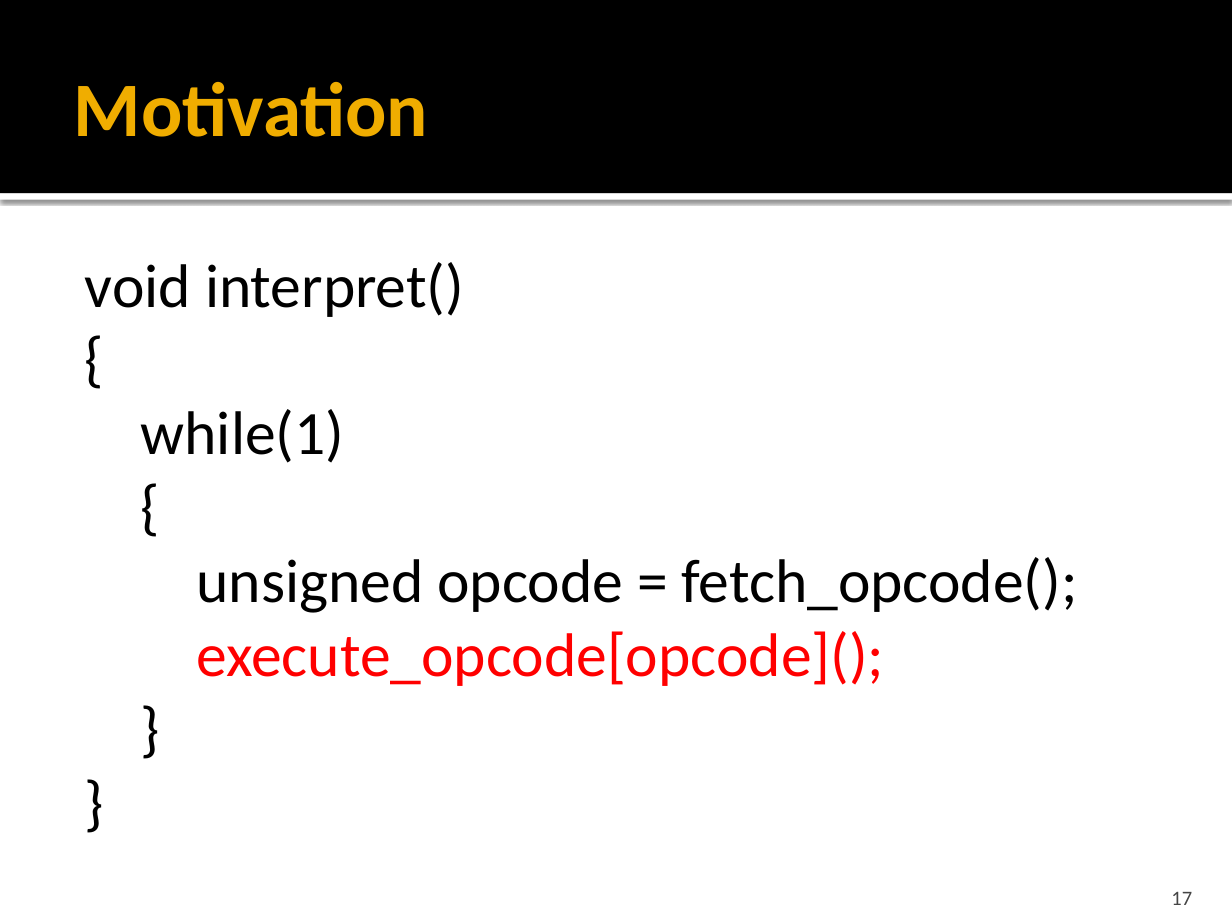
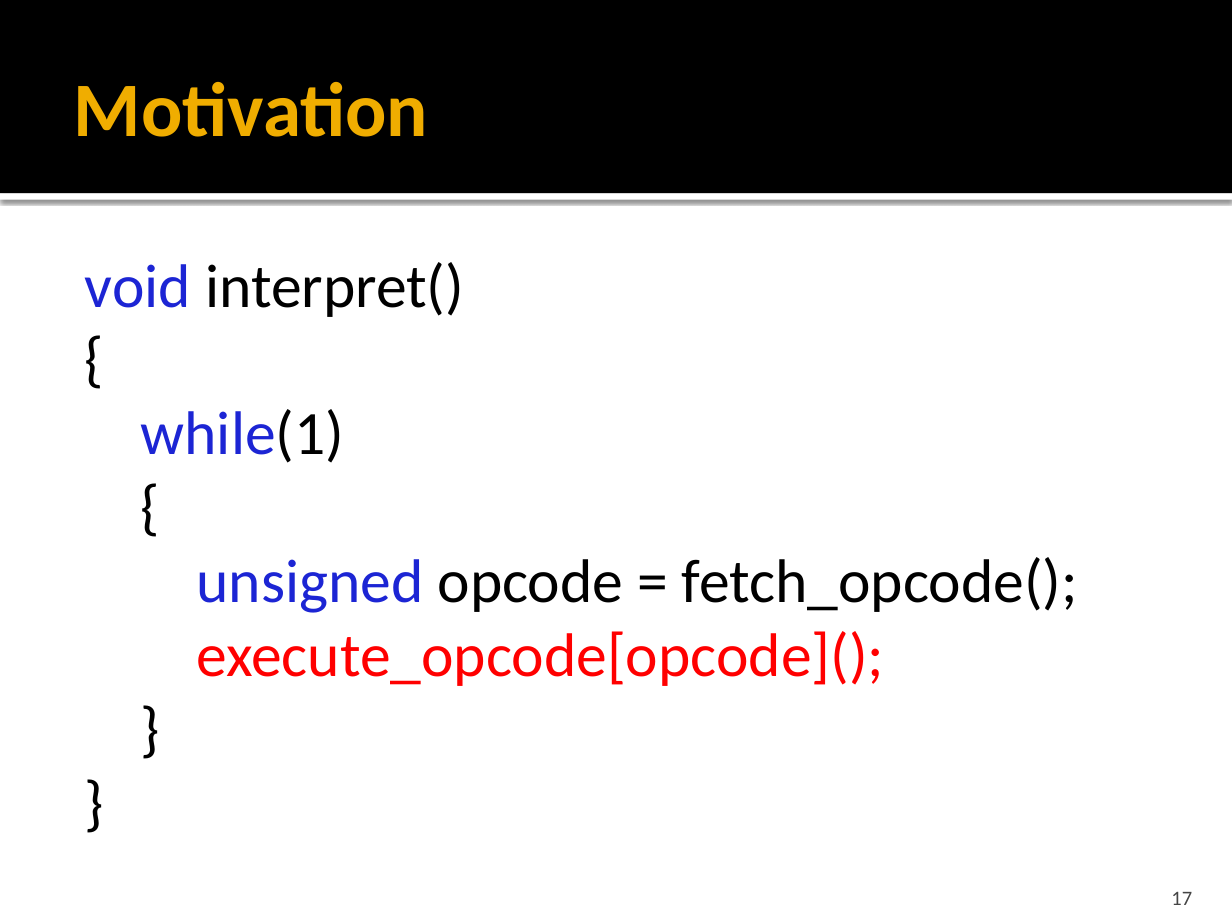
Before and after one commit to faouellet/CHIP-16, a slide deck: slide 17 of docs/IFT 749/Présentation.pptx. Drawn at 1232x924 pixels with LibreOffice and Linux fonts; fonts in the diff are those of the drawing. Boxes give left, top, right and bottom in pixels: in the first picture for what was removed or moved away, otherwise in the second. Text is boxed around its words. In the diff, an @@ line names an element or a change of style, - is before the commit and + after.

```diff
--- a/docs/IFT 749/Présentation.pptx
+++ b/docs/IFT 749/Présentation.pptx
@@ text at [85,262,1078,613]: text colour #000000 to #1C25D4 in "void", "while(1)", "unsigned" @@
```
Also in this commit, not shown: 6 other slides changed.
